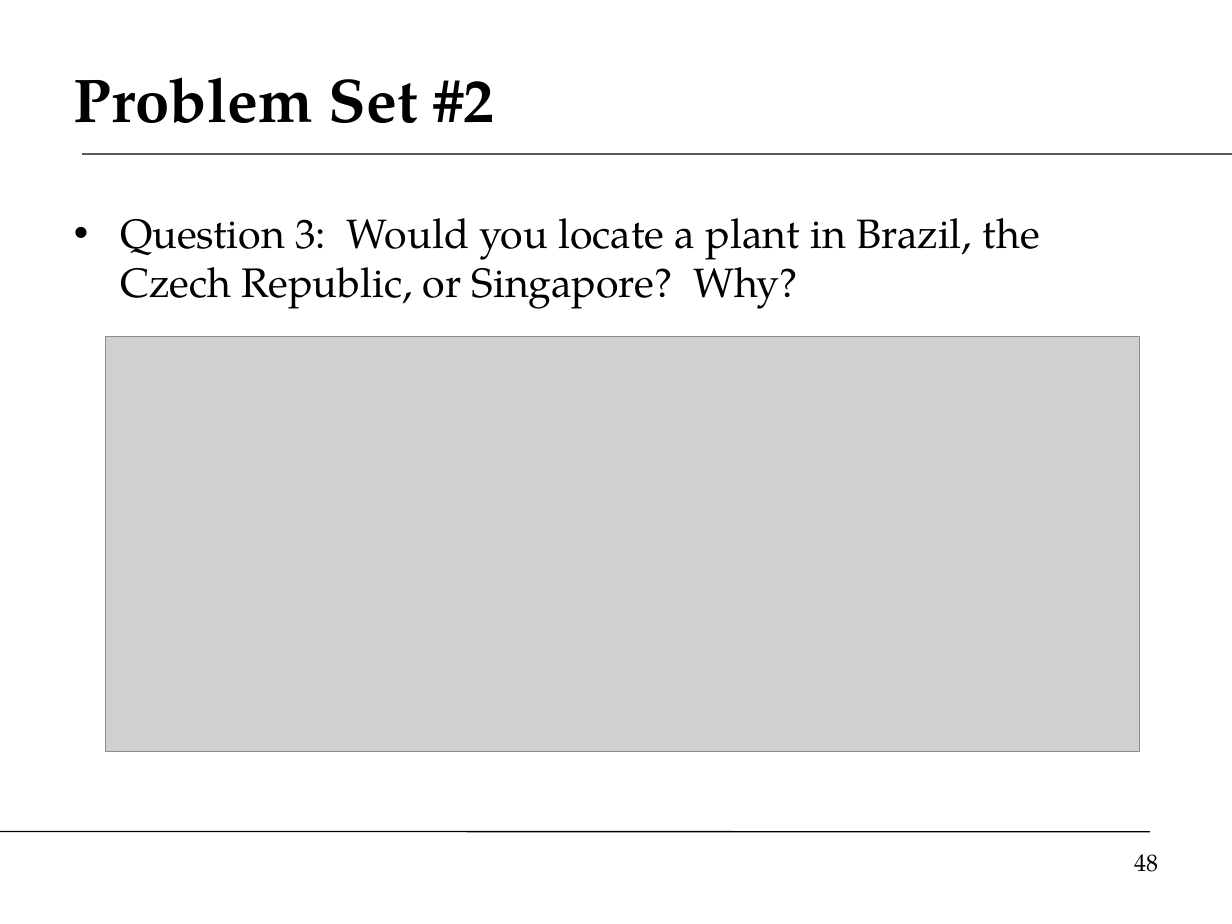
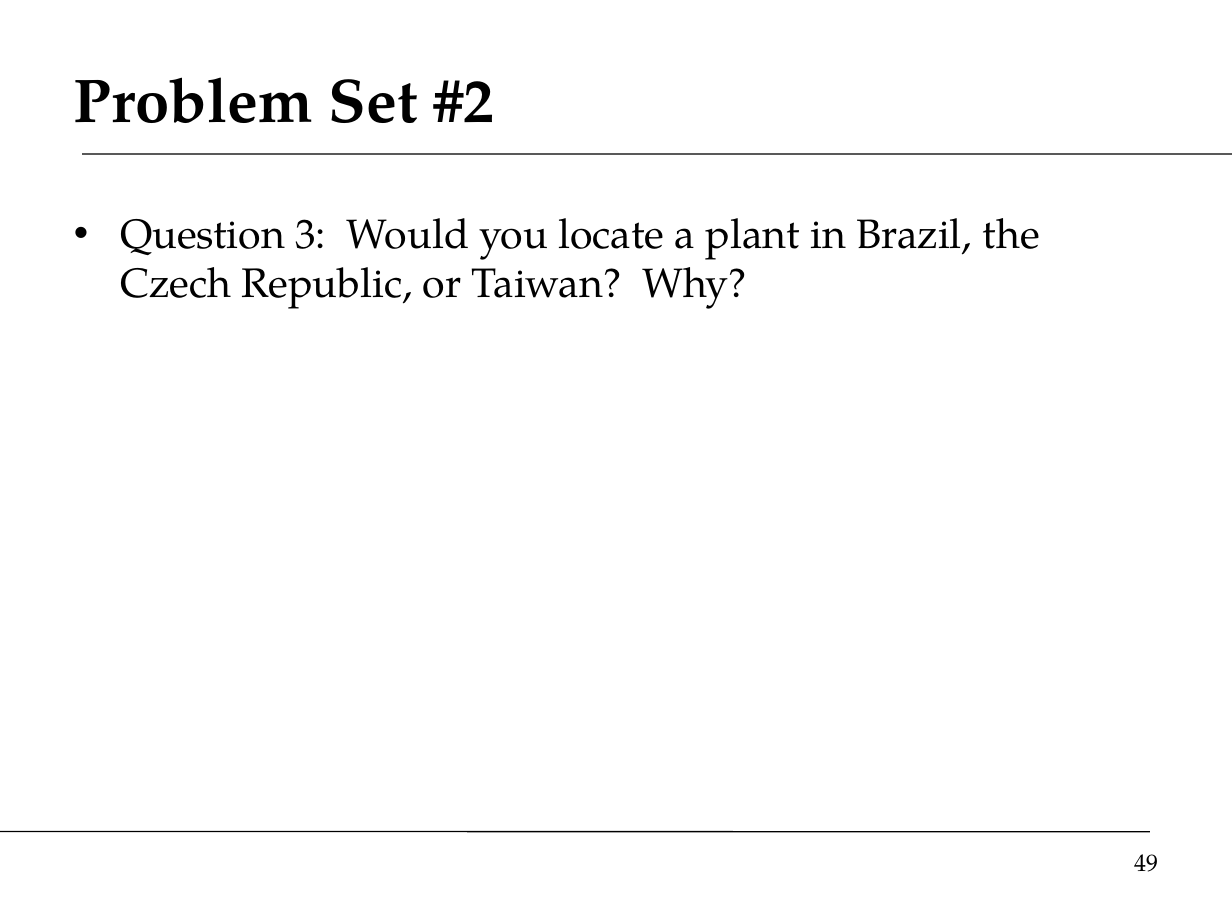
Before and after one commit to DaveBackus/Global_Economy, a slide deck: slide 49 of Slides/slides_trade_f14.pptx (slide 48 before the commit). Drawn at 1232x924 pixels with LibreOffice and Linux fonts; fonts in the diff are those of the drawing; grey boxes stand for pictures. Boxes give left, top, right and bottom in pixels: in the first picture for what was removed or moved away, otherwise in the second. Text is boxed around its words. In the diff, an @@ line names an element or a change of style, - is before the commit and + after.

```diff
--- a/Slides/slides_trade_f14.pptx
+++ b/Slides/slides_trade_f14.pptx
@@ text at (120,218,1040,309): text changed @@
-• Question 3: Would you locate a plant in Brazil, the Czech Republic, or Singapore? Why?
+• Question 3: Would you locate a plant in Brazil, the Czech Republic, or Taiwan? Why?
@@ picture removed at (105,336,1138,750) @@
@@ page number at (1134,854,1158,872): text changed @@
-48
+49
```
Also in this commit, not shown: 13 other slides changed, 3 slides added, 1 slide removed, 40 other files.
